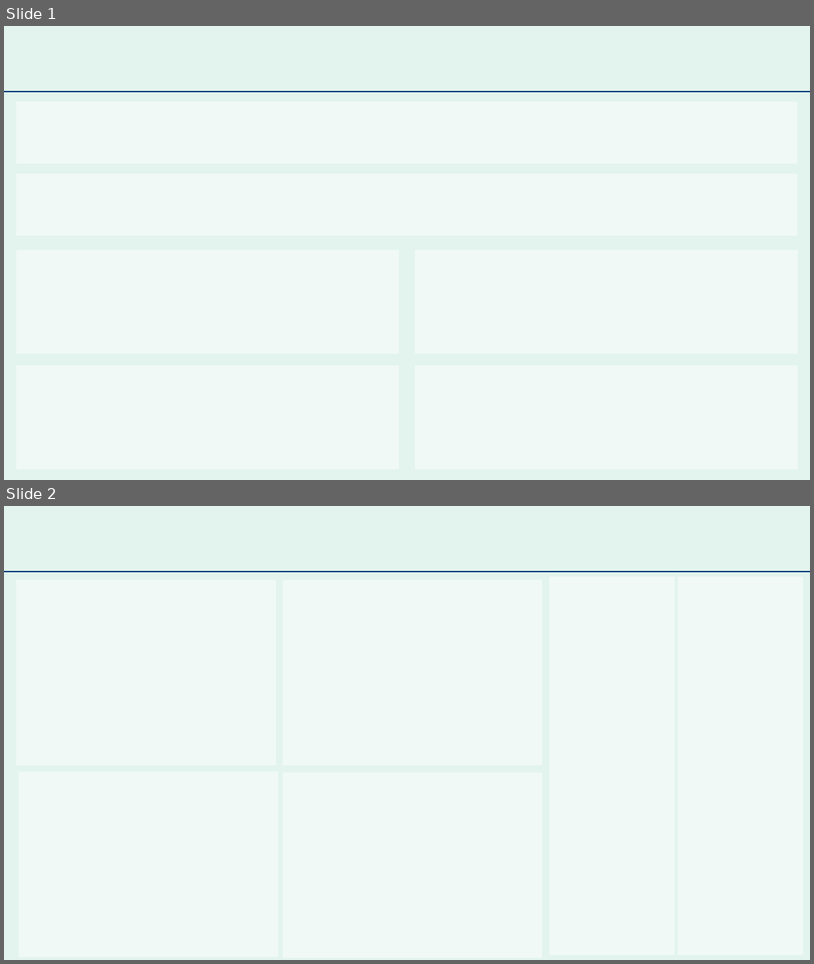
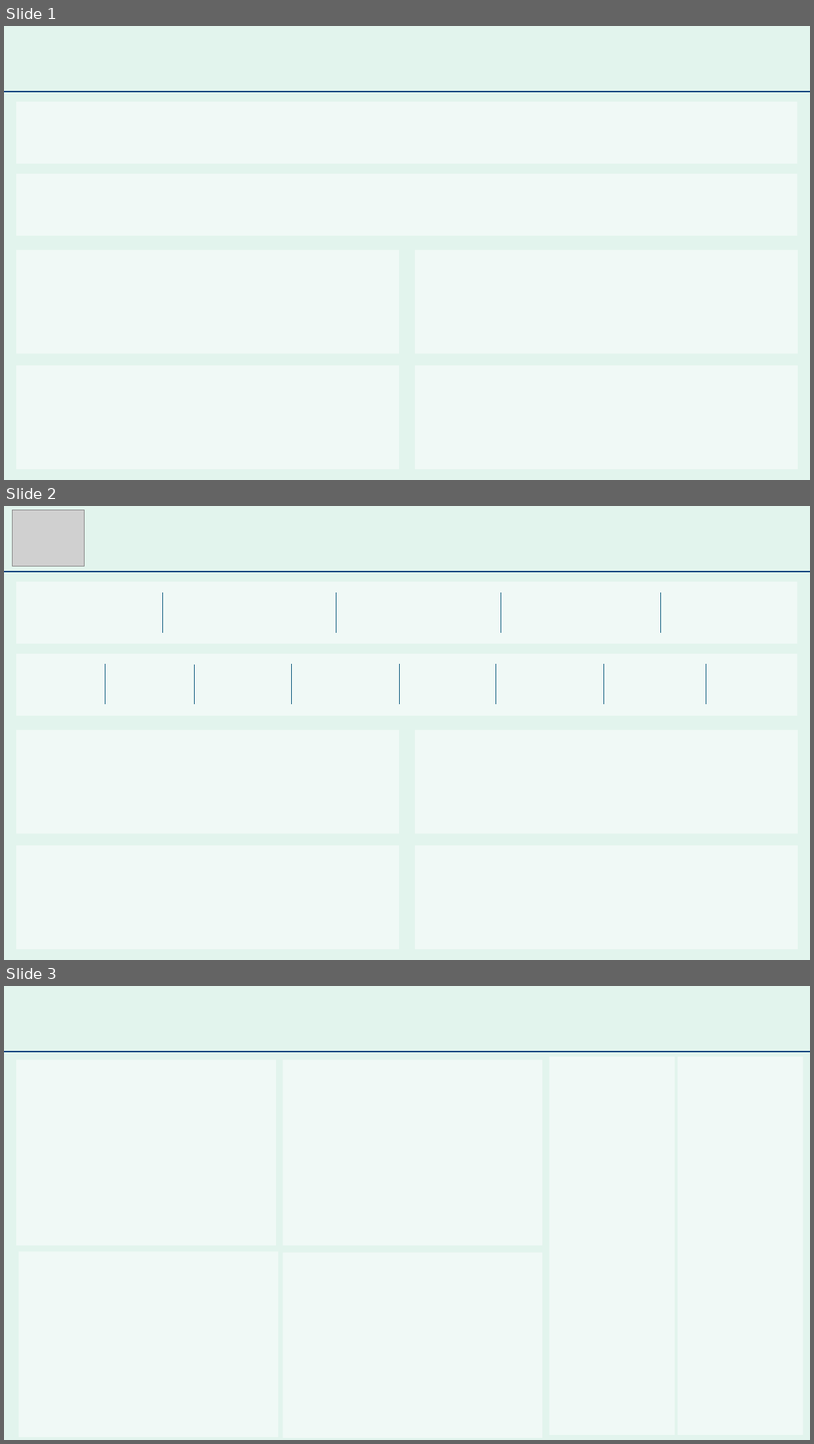
Before and after one commit to aditya-lashkari/Payer_Provider_Healthcare_Analysis, a slide deck: 3.Designs/Wireframe Deck.pptx. Shown one above the other, each under a label of ours: slides 1 and 2 before the commit, slides 1, 2 and 3 after it. The pictures are 814x964 and 814x1444 pixels, drawn with LibreOffice and Linux fonts; fonts in the diff are those of the drawing; grey boxes stand for pictures. Boxes give left, top, right and bottom in pixels: in the first picture for what was removed or moved away, otherwise in the second. Text is boxed around its words. In the diff, an @@ line names an element or a change of style, - is before the commit and + after.

```diff
--- a/3.Designs/Wireframe Deck.pptx
+++ b/3.Designs/Wireframe Deck.pptx
@@ slide 2 added at (x1=4, y1=506, x2=810, y2=960), background #E2F4ED @@
@@ picture added at (x1=13, y1=510, x2=85, y2=566) @@
@@ line added from (4, 572) to (810, 572), #094780 1.5 pt @@
@@ rectangle added at (x1=16, y1=582, x2=797, y2=644), fill #FFFFFF at 50% opacity @@
@@ line added from (162, 592) to (162, 633), #156082 0.75 pt @@
@@ line added from (336, 592) to (336, 633), #156082 0.75 pt @@
@@ line added from (502, 592) to (502, 633), #156082 0.75 pt @@
@@ line added from (661, 592) to (661, 633), #156082 0.75 pt @@
@@ rectangle added at (x1=16, y1=654, x2=797, y2=716), fill #FFFFFF at 50% opacity @@
@@ line added from (105, 664) to (105, 704), #156082 0.75 pt @@
@@ line added from (194, 664) to (194, 704), #156082 0.75 pt @@
@@ line added from (291, 664) to (291, 704), #156082 0.75 pt @@
@@ line added from (399, 664) to (399, 704), #156082 0.75 pt @@
@@ line added from (496, 664) to (496, 704), #156082 0.75 pt @@
@@ line added from (604, 664) to (604, 704), #156082 0.75 pt @@
@@ line added from (707, 664) to (707, 704), #156082 0.75 pt @@
@@ rectangle added at (x1=16, y1=730, x2=399, y2=834), fill #FFFFFF at 50% opacity @@
@@ rectangle added at (x1=415, y1=730, x2=798, y2=834), fill #FFFFFF at 50% opacity @@
@@ rectangle added at (x1=16, y1=845, x2=399, y2=949), fill #FFFFFF at 50% opacity @@
@@ rectangle added at (x1=415, y1=845, x2=798, y2=949), fill #FFFFFF at 50% opacity @@
@@ what was slide 2 is now slide 3 @@
```
Also in this commit, not shown: 4 other files.
